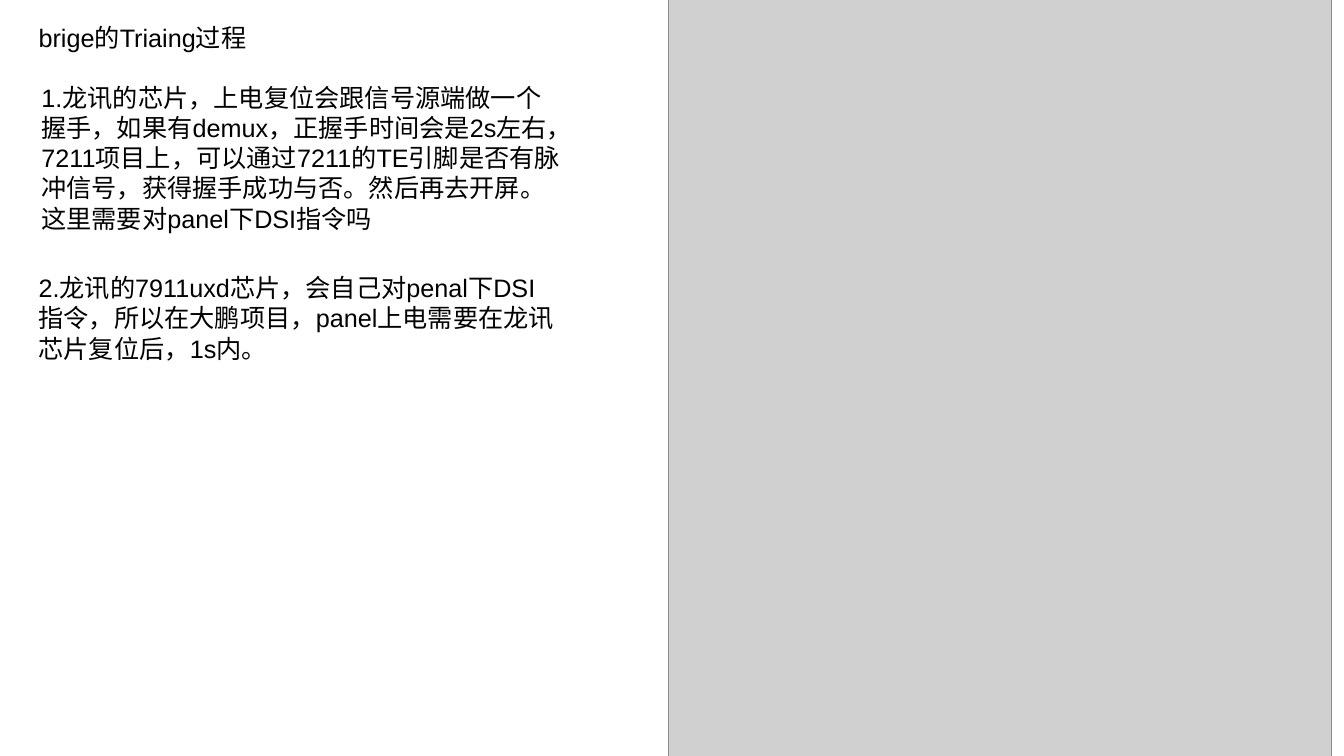
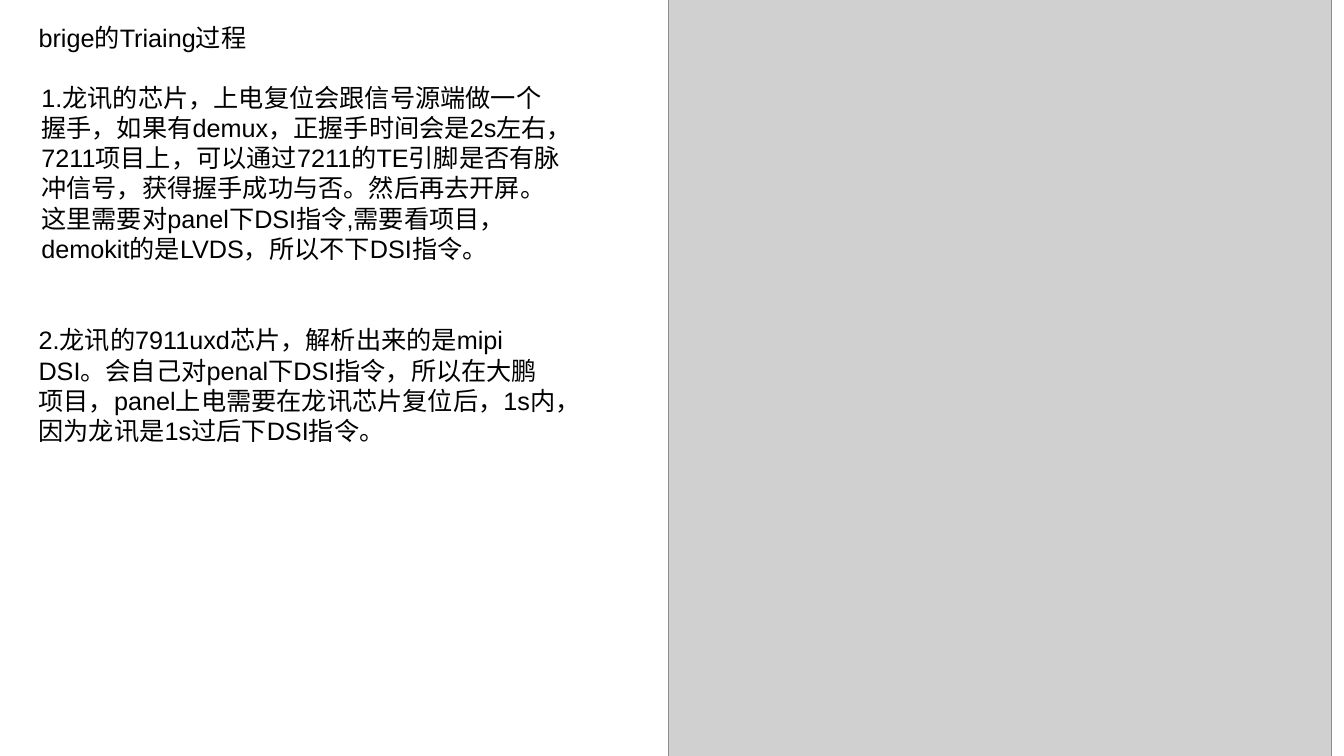
Before and after one commit to xiangyu199378/workdaily, a slide deck: slide 8 of workdoc/framework/BringUp.pptx. Drawn at 1344x756 pixels with LibreOffice and Linux fonts; fonts in the diff are those of the drawing; grey boxes stand for pictures. Boxes give left, top, right and bottom in pixels: in the first picture for what was removed or moved away, otherwise in the second. Text is boxed around its words. In the diff, an @@ line names an element or a change of style, - is before the commit and + after.

```diff
--- a/workdoc/framework/BringUp.pptx
+++ b/workdoc/framework/BringUp.pptx
@@ text at (x1=41, y1=86, x2=572, y2=261): text changed @@
-1.龙讯的芯片，上电复位会跟信号源端做一个握手，如果有demux，正握手时间会是2s左右，7211项目上，可以通过7211的TE引脚是否有脉冲信号，获得握手成功与否。然后再去开屏。这里需要对panel下DSI指令吗
+1.龙讯的芯片，上电复位会跟信号源端做一个握手，如果有demux，正握手时间会是2s左右，7211项目上，可以通过7211的TE引脚是否有脉冲信号，获得握手成功与否。然后再去开屏。这里需要对panel下DSI指令,需要看项目，demokit的是LVDS，所以不下DSI指令。
@@ text at (x1=39, y1=329, x2=581, y2=442): text changed @@
-2.龙讯的7911uxd芯片，会自己对penal下DSI指令，所以在大鹏项目，panel上电需要在龙讯芯片复位后，1s内。
+2.龙讯的7911uxd芯片，解析出来的是mipi DSI。会自己对penal下DSI指令，所以在大鹏项目，panel上电需要在龙讯芯片复位后，1s内，因为龙讯是1s过后下DSI指令。
```
Also in this commit, not shown: 5 other slides changed, 1 slide added, 7 other files.
